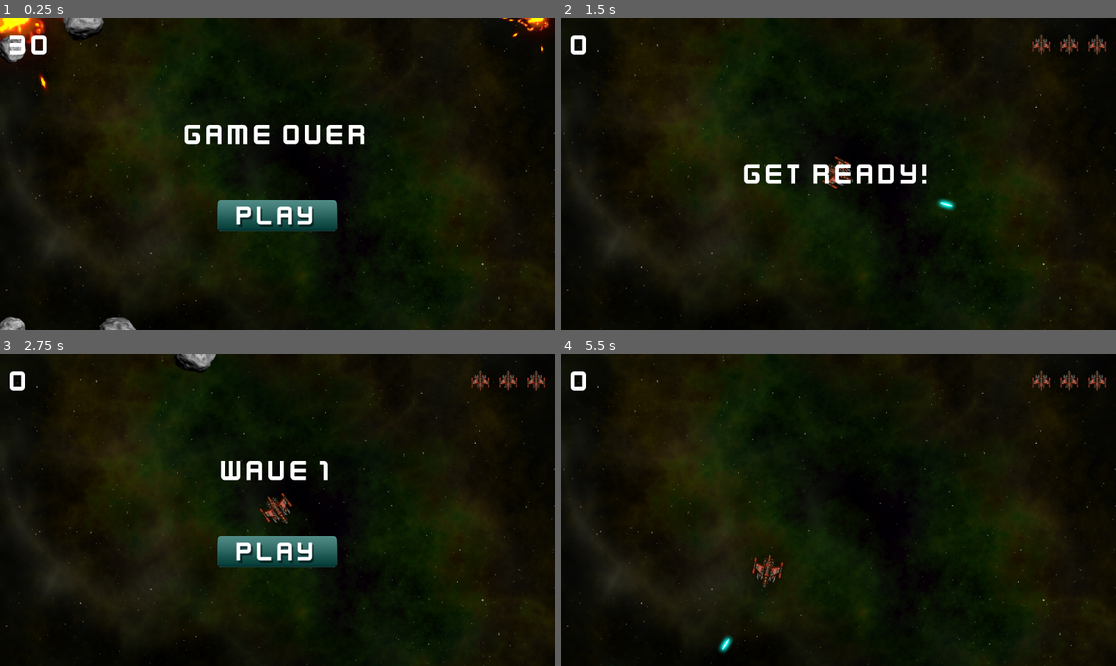
Above: before the commit, frames 1-4 (two rows, left to right).
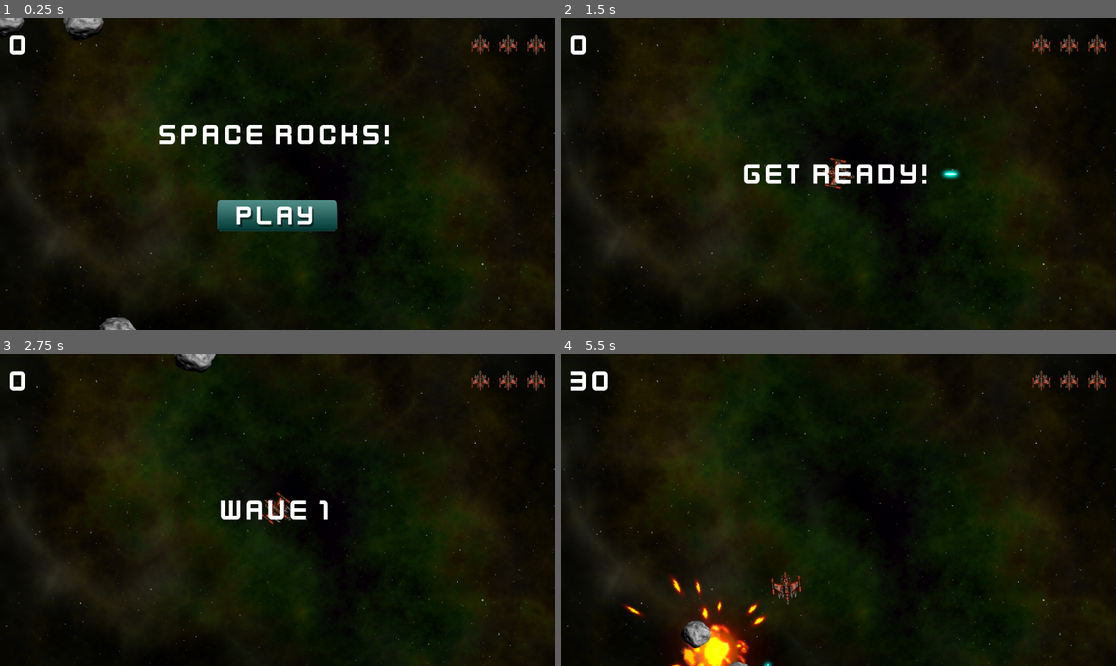
Above: after the commit, the same moments.

Repository: Winnerkorea/godotSpaceRock
Game: Godot game, scene res://main.tscn
Two runs of this game, one before a commit and one after it. Both use one fixed random seed, a clock stepped at 60 frames per second and the inputs below.
Inputs (mouse positions are in pixels of both pictures, inside the frame that each line leads up to):
- Up to frame 1 (0.25 s): no input
- Up to frame 2 (1.5 s): click (838, 214) at 0.5 s; tap Enter at 1.25 s; hold D (rotate_right) from 1.28 s (still down); hold Space (shoot) from 1.28 s (still down)
- Up to frame 3 (2.75 s): release D (rotate_right) at 2.03 s; release Space (shoot) at 2.03 s; hold A (rotate_left) from 2.03 s (still down); tap Space (shoot) at 2.1 s
- Up to frame 4 (5.5 s): release A (rotate_left) at 2.75 s; click (838, 550) at 2.77 s; hold D (rotate_right) 3.53-4.28 s; hold Space (shoot) 3.53-4.28 s; hold W (thrust) 4.28-5.03 s; tap Space (shoot) at 4.35 s; hold A (rotate_left) from 5.03 s (still down); hold Space (shoot) from 5.03 s (still down)

The runs differ from the first frame. In frame 1, 3.4% of the frame differs, in the area x 0-100%, y 0-100%; in frame 2, 0.4%; in frame 3, 3.6%, in the area x 31-61%, y 0-69%; in frame 4, 3.1%.

Commit message:
메인 화면 수정
메인 화면 플레이어 작동 방식 수정

Diff:
--- a/enemy_paths.tscn
+++ b/enemy_paths.tscn
@@ -2,13 +2,13 @@
 
 [sub_resource type="Curve2D" id="Curve2D_g7288"]
 _data = {
-"points": PackedVector2Array(0, 0, 0, 0, 4392, 2128, -110, -77, 110, 77, 4552, 2368, -163.5, -67, 163.5, 67, 4704, 2600, -114, 86, 114, -86, 5072, 2592, 50, 240.5, -50, -240.5, 5232, 2328, 331.5, 116.5, -331.5, -116.5, 4896, 1952)
+"points": PackedVector2Array(0, 0, 0, 0, 4451, 2109, -107, -83, 107, 83, 4552, 2368, -163.5, -67, 163.5, 67, 4704, 2600, -189, 112.5, 189, -112.5, 5140, 2584, 50, 240.5, -50, -240.5, 5455, 2390, 317, -167, -317, 167, 4872, 2161)
 }
 point_count = 6
 
 [sub_resource type="Curve2D" id="Curve2D_6lfle"]
 _data = {
-"points": PackedVector2Array(0, 0, 0, 0, 4424, 2456, -91, 62, 91, -62, 4576, 2216, -180.5, -52, 180.5, 52, 4912, 2184, 18, -111, -18, 111, 5488, 2448, 94, -11, -94, 11, 5256, 2640, 478.5, 76.5, -478.5, -76.5, 4880, 2592, 0, 0, 0, 0, 4568, 2128)
+"points": PackedVector2Array(0, 0, 0, 0, 4424, 2456, -91, 62, 91, -62, 4576, 2216, -180.5, -52, 180.5, 52, 4912, 2184, 18, -111, -18, 111, 5488, 2448, 94, -11, -94, 11, 5354, 2715, 478.5, 76.5, -478.5, -76.5, 4635, 2740, 0, 0, 0, 0, 4568, 2128)
 }
 point_count = 7
 
@@ -27,15 +27,21 @@
 [node name="EnemyPaths" type="Node"]
 
 [node name="Path2D" type="Path2D" parent="."]
-position = Vector2(32, 8)
+visible = false
+position = Vector2(-4333, -2070)
 curve = SubResource("Curve2D_g7288")
 
 [node name="Path2D2" type="Path2D" parent="."]
-position = Vector2(-56, -48)
+visible = false
+position = Vector2(-4421, -2126)
 curve = SubResource("Curve2D_6lfle")
 
 [node name="Path2D3" type="Path2D" parent="."]
+visible = false
+position = Vector2(-4365, -2078)
 curve = SubResource("Curve2D_l63um")
 
 [node name="Path2D4" type="Path2D" parent="."]
+visible = false
+position = Vector2(-4365, -2078)
 curve = SubResource("Curve2D_7wau4")
--- a/main.gd
+++ b/main.gd
@@ -9,6 +9,7 @@
 var playing = false
 
 func _ready() -> void:
+	$Player.hide()
 	screensize = get_viewport().get_visible_rect().size
 	for i in 3:
 		spawn_rock(3)
@@ -53,6 +54,7 @@
 
 func new_game():
 	#이전 게임의 바위가 남아 있으면 제거한다.
+	$Player.show()
 	get_tree().call_group("rocks","queue_free")
 	level = 0
 	score = 0
--- a/player.gd
+++ b/player.gd
@@ -20,7 +20,7 @@
 var lives= 0: set = set_lives
 
 func _ready() -> void:
-	change_state(ALIVE)
+	change_state(INIT)
 	screensize = get_viewport_rect().size
 	$GunCooldown.wait_time = fire_rate
 
